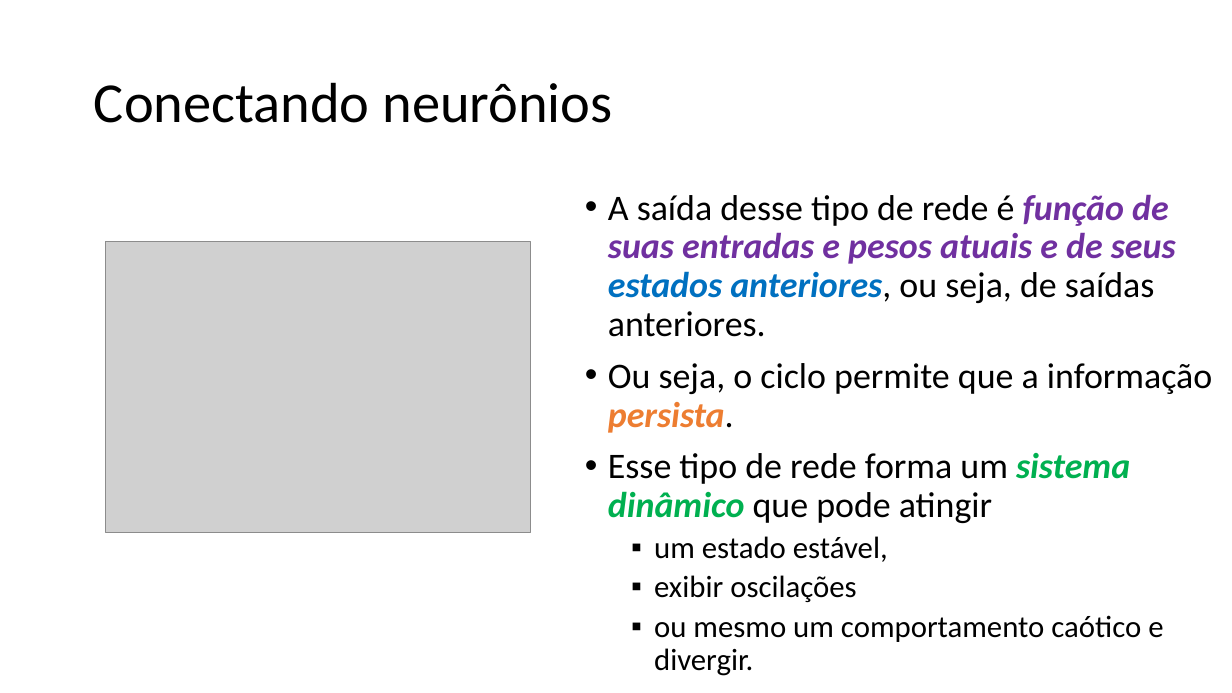
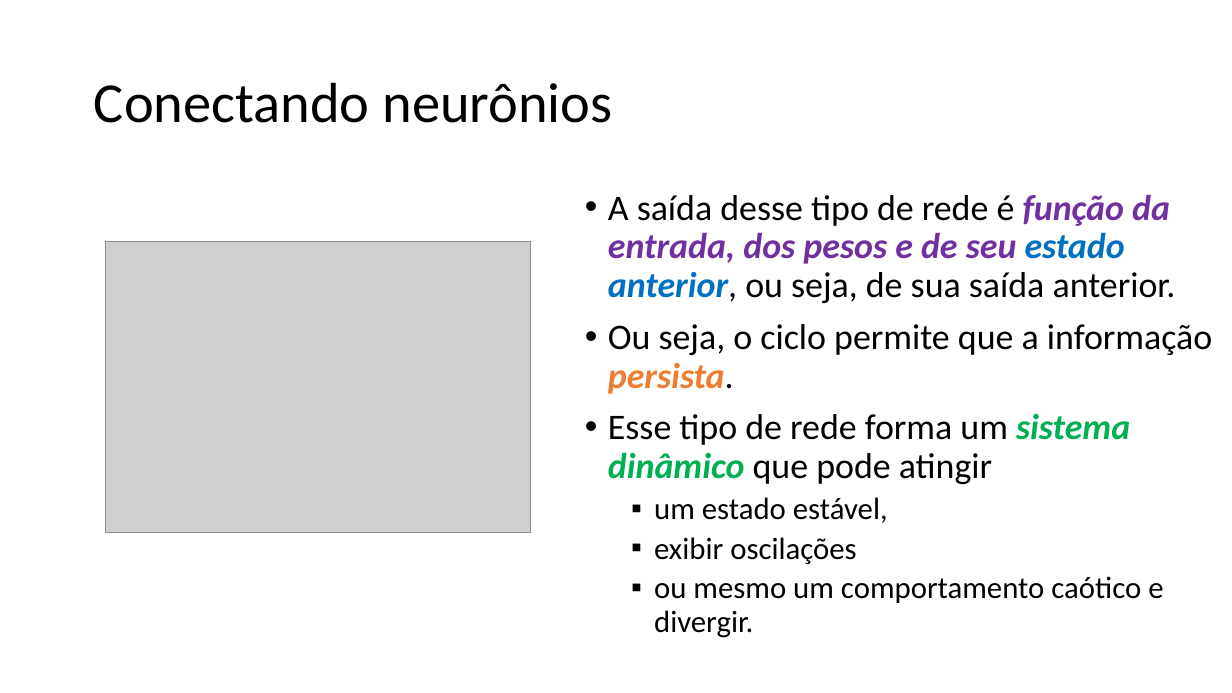
Before and after one commit to zz4fap/t320_aprendizado_de_maquina, a slide deck: slide 41 of slides/T320_Redes_Neurais_Artificiais (Parte II).pptx. Drawn at 1232x693 pixels with LibreOffice and Linux fonts; fonts in the diff are those of the drawing; grey boxes stand for pictures. Boxes give left, top, right and bottom in pixels: in the first picture for what was removed or moved away, otherwise in the second. Text is boxed around its words. In the diff, an @@ line names an element or a change of style, - is before the commit and + after.

Commit message:
new slides

```diff
--- a/slides/T320_Redes_Neurais_Artificiais (Parte II).pptx
+++ b/slides/T320_Redes_Neurais_Artificiais (Parte II).pptx
@@ text at bbox=[608, 194, 1176, 303]: text changed; bold off; italic off @@
-• A saída desse tipo de rede é função de suas entradas e pesos atuais e de seus estados anteriores, ou seja, de saídas anteriores.
+• A saída desse tipo de rede é função da entrada, dos pesos e de seu estado anterior, ou seja, de sua saída anterior.
```
Also in this commit, not shown: 1 other slide changed, 1 slide added, 1 other file.
